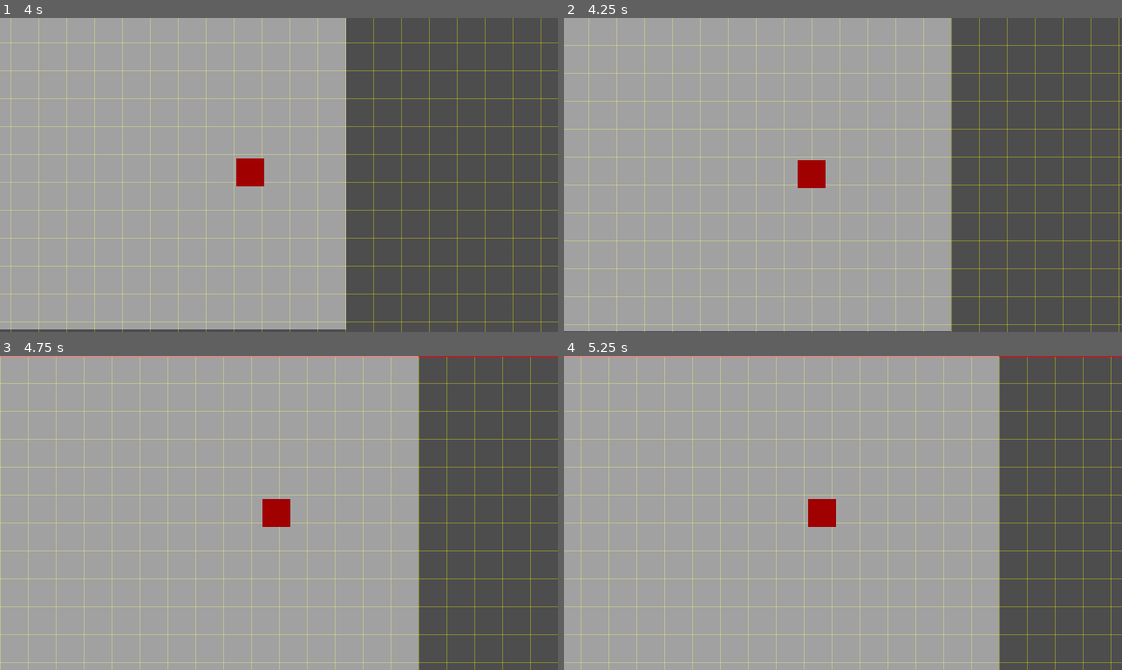
Above: before the commit, frames 1-4 (two rows, left to right).
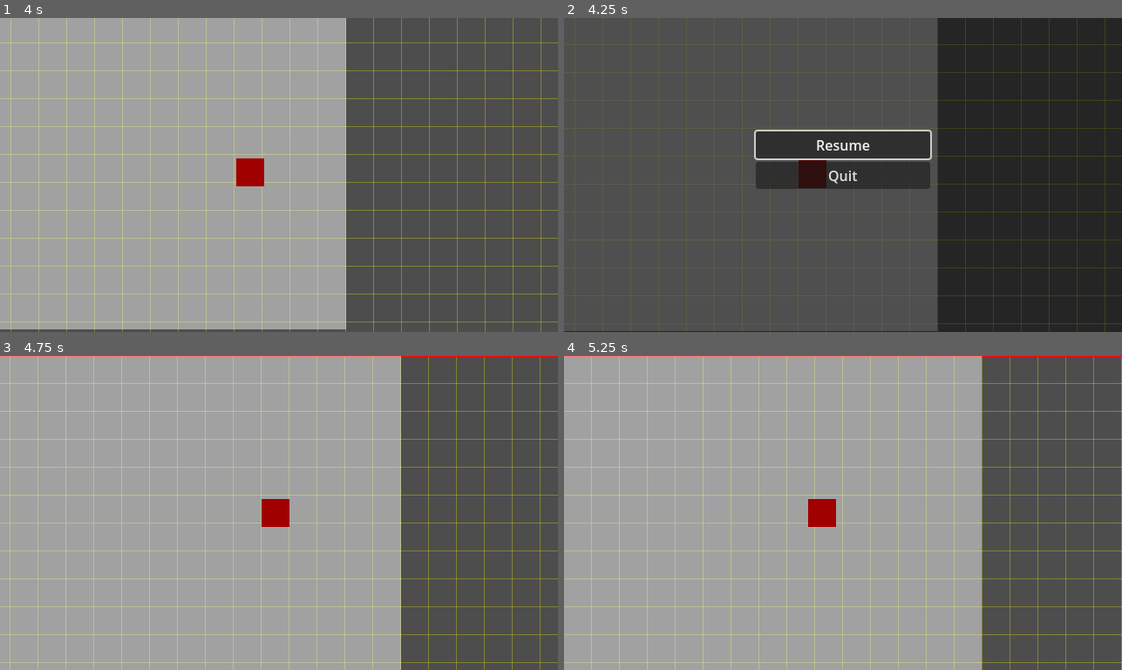
Above: after the commit, the same moments.

Repository: thejoshyee/sarimanok-game
Game: Godot game, scene res://main.tscn
Two runs of this game, one before a commit and one after it. Both use one fixed random seed, a clock stepped at 60 frames per second and the inputs below.
Inputs (mouse positions are in pixels of both pictures, inside the frame that each line leads up to):
- Up to frame 1 (4 s): tap Enter at 0.5 s; hold Right (move_right) 0.53-1.28 s; hold S (move_down) 1.28-2.03 s; hold Right (move_right) 2.03-2.78 s; hold Up (move_up) 2.78-3.53 s; hold A (move_left) from 3.53 s (still down)
- Up to frame 2 (4.25 s): keep holding A (move_left); tap Escape (pause) at 4.15 s
- Up to frame 3 (4.75 s): release A (move_left) at 4.25 s; click (279, 481) at 4.25 s, where only the run after the commit has a clickable "Resume"
- Up to frame 4 (5.25 s): hold A (move_left) from 5.03 s (still down)

Frame 1 is identical in both runs. In frame 2, 100% of the frame differs, in the area x 0-100%, y 0-100%; in frame 3, 9.2%; in frame 4, 9.0%.

Commit message:
feat(ui): implement pause menu with keyboard/gamepad navigation
- Create pause_menu scene with semi-transparent overlay and buttons
- Add pause/unpause functionality using Esc and Start button
- Implement ui_accept/ui_cancel navigation for menu controls
- Set proper process modes (PauseMenu: Always, Player: Pausable)
- Prevent double-trigger of Esc key with input handling
- Focus Resume button automatically when menu opens

Diff:
--- a/game/main.tscn
+++ b/game/main.tscn
@@ -1,7 +1,8 @@
-[gd_scene load_steps=4 format=3 uid="uid://cxqxr03wo51p8"]
+[gd_scene load_steps=5 format=3 uid="uid://cxqxr03wo51p8"]
 
 [ext_resource type="Script" uid="uid://bknm7mckcoe48" path="res://scripts/main.gd" id="1_ig7tw"]
 [ext_resource type="PackedScene" uid="uid://cpkbwqsncisvf" path="res://scenes/player/player.tscn" id="2_0xm2m"]
+[ext_resource type="PackedScene" uid="uid://cg2j7pspt52yr" path="res://scenes/ui/pause_menu.tscn" id="3_h2yge"]
 
 [sub_resource type="TileSet" id="TileSet_ig7tw"]
 tile_size = Vector2i(32, 32)
@@ -26,4 +27,8 @@
 limit_bottom = 1088
 
 [node name="Player" parent="." instance=ExtResource("2_0xm2m")]
+process_mode = 1
 position = Vector2(320, 180)
+
+[node name="CanvasLayer" parent="." instance=ExtResource("3_h2yge")]
+process_mode = 3
--- /dev/null
+++ b/game/scenes/ui/pause_menu.tscn
@@ -0,0 +1,36 @@
+[gd_scene load_steps=2 format=3 uid="uid://cg2j7pspt52yr"]
+
+[ext_resource type="Script" uid="uid://bloqhf7yjgrj7" path="res://scripts/pause_menu.gd" id="1_6tw0m"]
+
+[node name="CanvasLayer" type="CanvasLayer"]
+script = ExtResource("1_6tw0m")
+
+[node name="ColorRect" type="ColorRect" parent="."]
+anchors_preset = 15
+anchor_right = 1.0
+anchor_bottom = 1.0
+grow_horizontal = 2
+grow_vertical = 2
+color = Color(0, 0, 0, 0.50980395)
+
+[node name="VBoxContainer" type="VBoxContainer" parent="."]
+custom_minimum_size = Vector2(200, 100)
+anchors_preset = 8
+anchor_left = 0.5
+anchor_top = 0.5
+anchor_right = 0.5
+anchor_bottom = 0.5
+offset_left = -20.0
+offset_top = -20.0
+offset_right = 20.0
+offset_bottom = 20.0
+grow_horizontal = 2
+grow_vertical = 2
+
+[node name="Resume" type="Button" parent="VBoxContainer"]
+layout_mode = 2
+text = "Resume"
+
+[node name="Quit" type="Button" parent="VBoxContainer"]
+layout_mode = 2
+text = "Quit"
--- /dev/null
+++ b/game/scripts/pause_menu.gd
@@ -0,0 +1,45 @@
+extends CanvasLayer
+
+
+# Called when the node enters the scene tree for the first time.
+func _ready() -> void:
+	# Start hidden - only show when paused
+	visible = false
+
+	# Connect button signals
+	$VBoxContainer/Resume.pressed.connect(_on_resume_pressed)
+	$VBoxContainer/Quit.pressed.connect(_on_quit_pressed)
+
+func _input(event: InputEvent) -> void:
+	# Listen for pause action (esc key or start button)
+	if event.is_action_pressed("pause"):
+		_toggle_pause()
+		get_viewport().set_input_as_handled() # prevent ui_cancel from also triggering
+		return
+
+	# also allow ui_cancel to close the menu when paused
+	if event.is_action_pressed("ui_cancel") and get_tree().paused:
+		_toggle_pause()
+		get_viewport().set_input_as_handled()
+
+func _toggle_pause() -> void:
+	# Flip the pause state
+	get_tree().paused = !get_tree().paused
+	# show menu when paused, hide when unpaused
+	visible = get_tree().paused
+
+	# Focus the Resume button when menu opens
+	if visible:
+		$VBoxContainer/Resume.grab_focus()
+
+func _on_resume_pressed() -> void:
+	_toggle_pause()
+
+func _on_quit_pressed() -> void:
+	# unpause first then quit
+	get_tree().paused = false
+	get_tree().quit()
+
+# Called every frame. 'delta' is the elapsed time since the previous frame.
+func _process(delta: float) -> void:
+	pass
Not shown, added: game/scripts/pause_menu.gd.uid
Not shown, changed: .taskmaster/tasks/tasks.json
